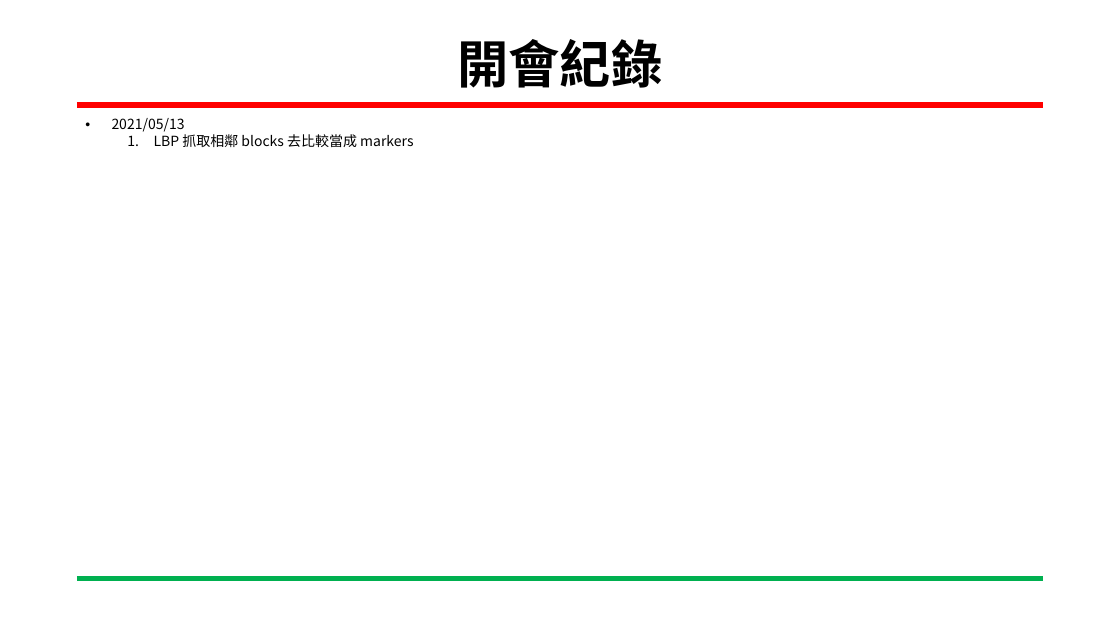
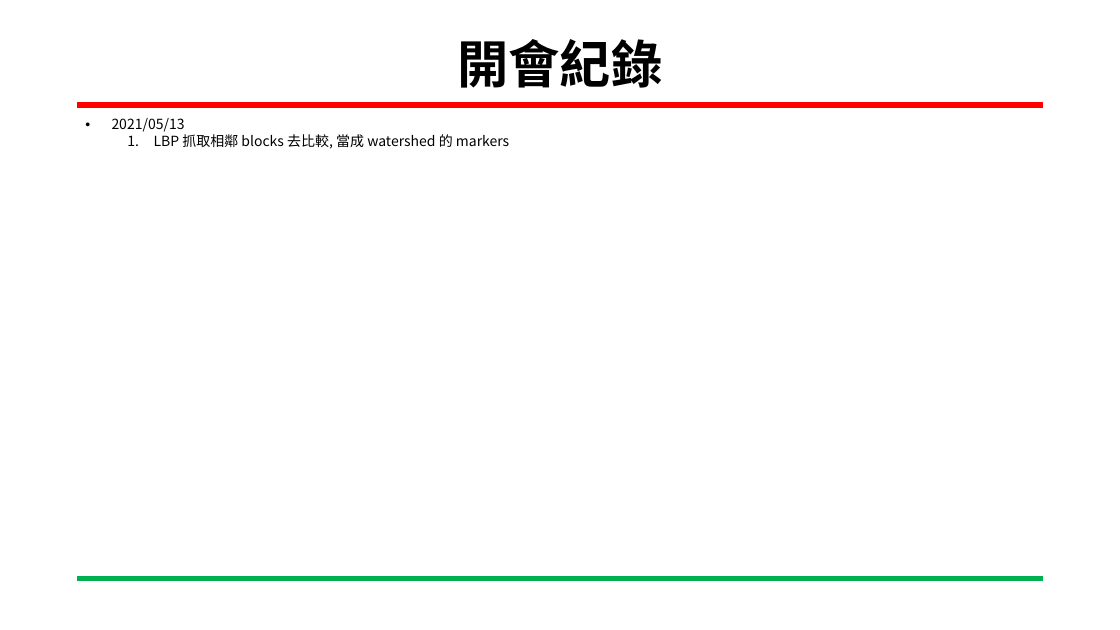
Before and after one commit to Sapphire1002/Embbeded, a slide deck: slide 12 of 嵌入式影像處理_0514.pptx (slide 10 before the commit). Drawn at 1120x630 pixels with LibreOffice and Linux fonts; fonts in the diff are those of the drawing; background and template pictures are left out. Boxes give left, top, right and bottom in pixels: in the first picture for what was removed or moved away, otherwise in the second. Text is boxed around its words. In the diff, an @@ line names an element or a change of style, - is before the commit and + after.

```diff
--- a/嵌入式影像處理_0514.pptx
+++ b/嵌入式影像處理_0514.pptx
@@ text at (154,134,509,149): text changed @@
-  1. LBP 抓取相鄰 blocks 去比較當成 markers
+  1. LBP 抓取相鄰 blocks 去比較, 當成 watershed 的 markers
```
Also in this commit, not shown: 2 other slides changed, 2 slides added, 1 other file.
